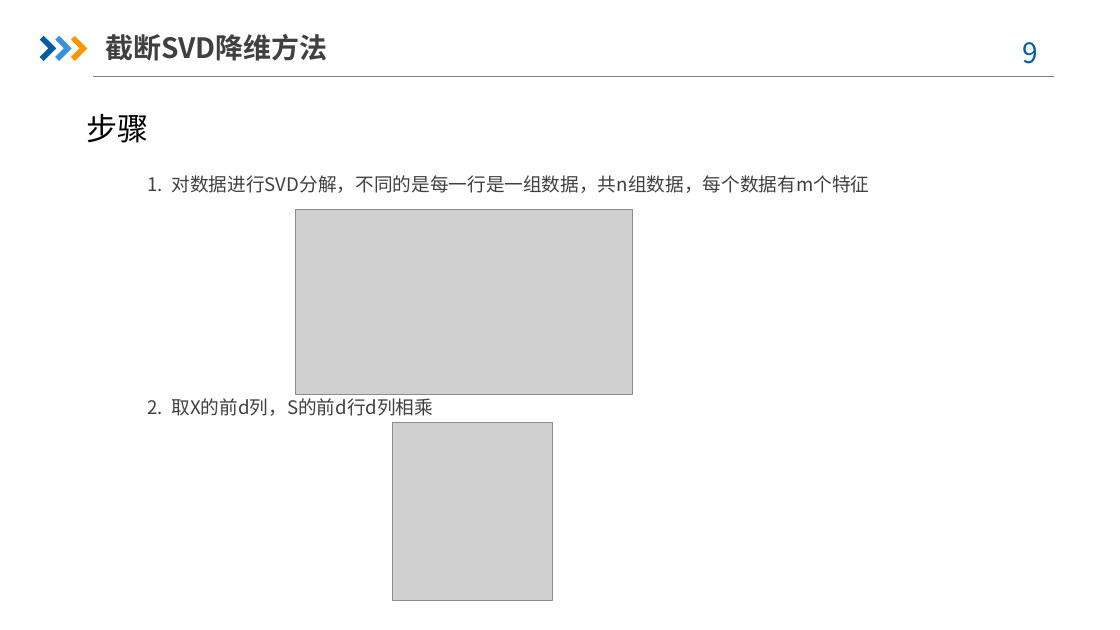
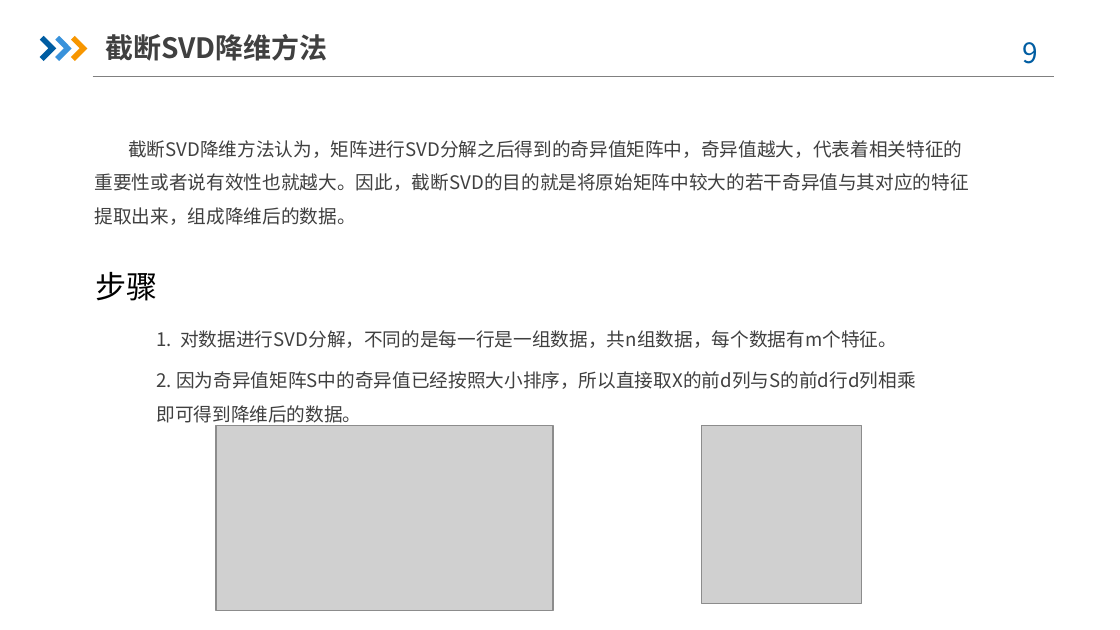
Before and after one commit to JT-Wong/course_homework, a slide deck: slide 9 of 数据科学基础/数据降维方法.pptx. Drawn at 1120x630 pixels with LibreOffice and Linux fonts; fonts in the diff are those of the drawing; grey boxes stand for pictures; background and template pictures are left out. Boxes give left, top, right and bottom in pixels: in the first picture for what was removed or moved away, otherwise in the second. Text is boxed around its words. In the diff, an @@ line names an element or a change of style, - is before the commit and + after.

```diff
--- a/数据科学基础/数据降维方法.pptx
+++ b/数据科学基础/数据降维方法.pptx
@@ text added at (95,140,969,225), 12 pt, text #404040 @@
+截断SVD降维方法认为，矩阵进行SVD分解之后得到的奇异值矩阵中，奇异值越大，代表着相关特征的重要性或者说有效性也就越大。因此，截断SVD的目的就是将原始矩阵中较大的若干奇异值与其对应的特征提取出来，组成降维后的数据。
@@ text "步骤": place and size @@
-text "步骤" at (86,114,148,143)
+text "步骤" at (95,272,157,301)
@@ text at (156,330,897,348): text changed @@
-1. 对数据进行SVD分解，不同的是每一行是一组数据，共n组数据，每个数据有m个特征
+1. 对数据进行SVD分解，不同的是每一行是一组数据，共n组数据，每个数据有m个特征。
@@ text added at (156,371,916,427), 12 pt, text #404040 @@
+2. 因为奇异值矩阵S中的奇异值已经按照大小排序，所以直接取X的前d列与S的前d行d列相乘即可得到降维后的数据。
@@ text removed at (148,398,434,416) @@
-2. 取X的前d列，S的前d行d列相乘
@@ picture: place and size @@
-picture at (296,209,633,394)
+picture at (216,426,553,610)
@@ picture: place and size @@
-picture at (392,422,552,600)
+picture at (701,426,861,604)
```
Also in this commit, not shown: 5 other slides changed, 3 slides added, 11 other files.
